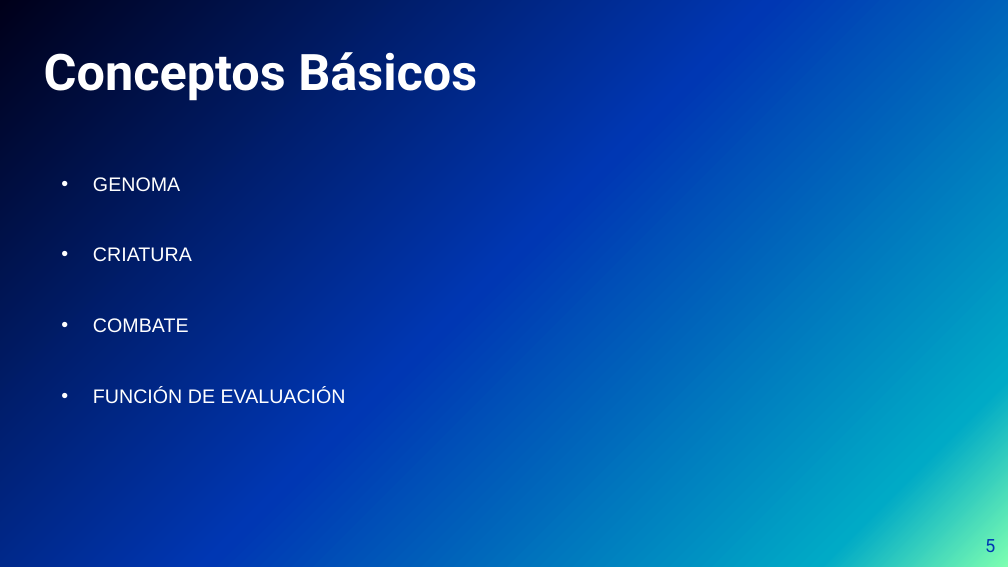
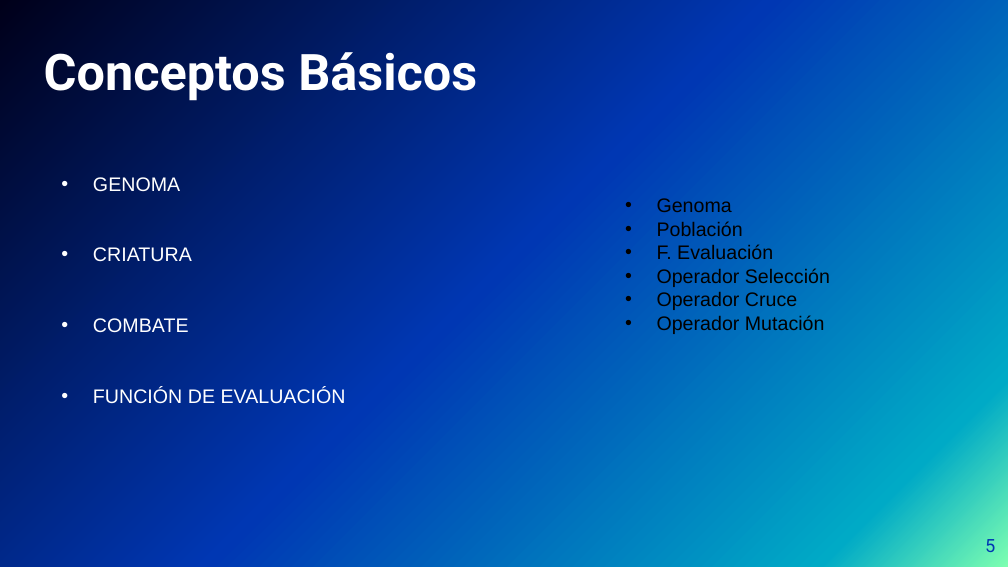
Before and after one commit to jovace/compEvolutiva, a slide deck: slide 5 of presentacionEvolutiva.pptx. Drawn at 1008x567 pixels with LibreOffice and Linux fonts; fonts in the diff are those of the drawing; background and template pictures are left out. Boxes give left, top, right and bottom in pixels: in the first picture for what was removed or moved away, otherwise in the second. Text is boxed around its words. In the diff, an @@ line names an element or a change of style, - is before the commit and + after.

```diff
--- a/presentacionEvolutiva.pptx
+++ b/presentacionEvolutiva.pptx
@@ text added at box(657, 198, 830, 334), 14 pt, text #000000 @@
+• Genoma
+• Población
+• F. Evaluación
+• Operador Selección
+• Operador Cruce
+• Operador Mutación
```
Also in this commit, not shown: 2 other slides changed.
